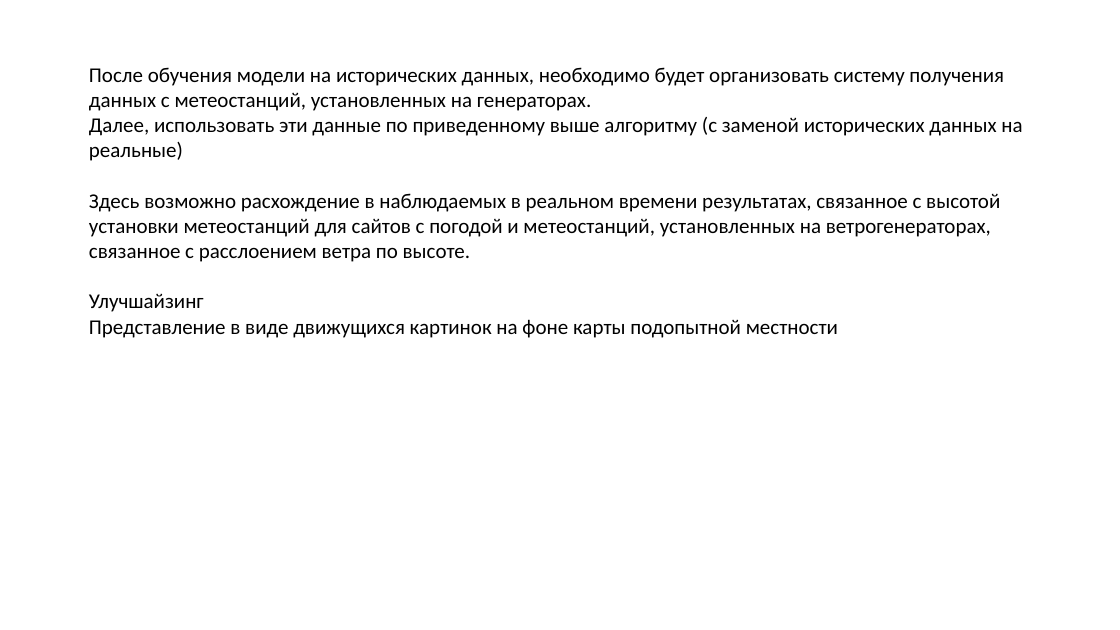
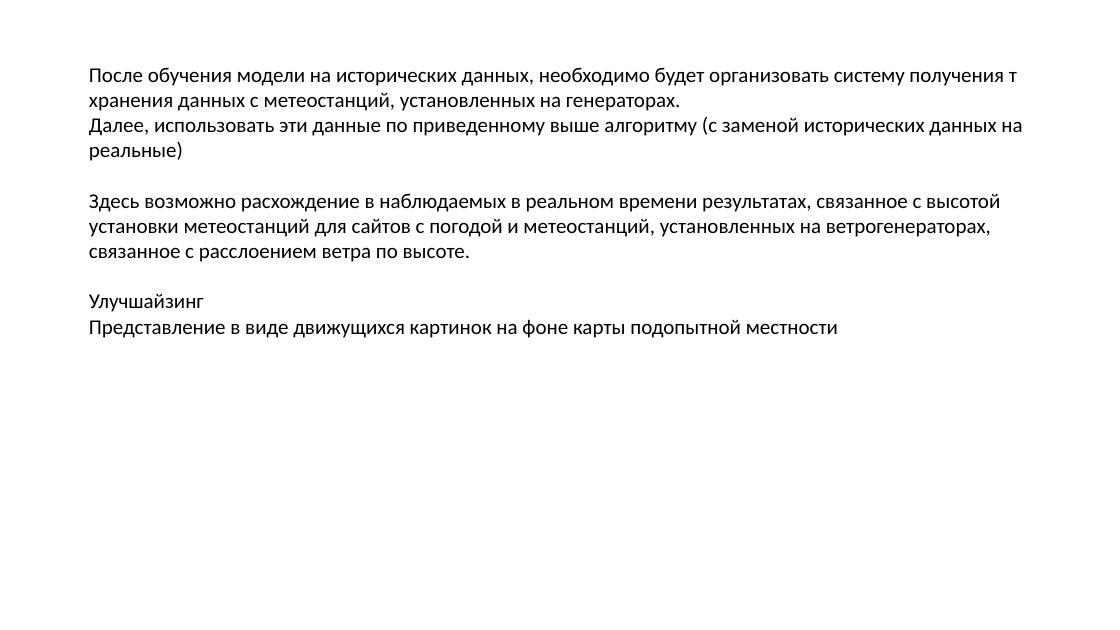
Before and after one commit to Dmitry1973/GB_Final_project, a slide deck: slide 6 of FInal_project.pptx. Drawn at 1120x630 pixels with LibreOffice and Linux fonts; fonts in the diff are those of the drawing. Boxes give left, top, right and bottom in pixels: in the first picture for what was removed or moved away, otherwise in the second. Text is boxed around its words. In the diff, an @@ line names an element or a change of style, - is before the commit and + after.

```diff
--- a/FInal_project.pptx
+++ b/FInal_project.pptx
@@ text at [89, 67, 1017, 111]: text changed @@
-После обучения модели на исторических данных, необходимо будет организовать систему получения данных с метеостанций, установленных на генераторах.
+После обучения модели на исторических данных, необходимо будет организовать систему получения т хранения данных с метеостанций, установленных на генераторах.
```
Also in this commit, not shown: 3 other slides changed.
